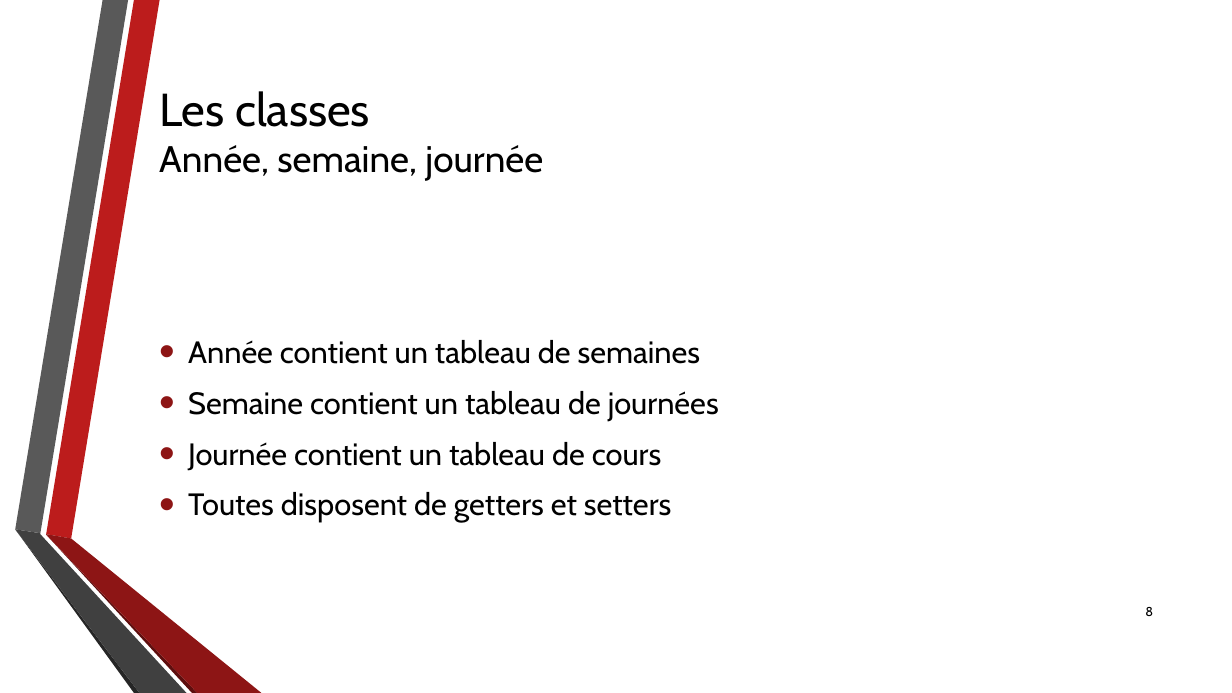
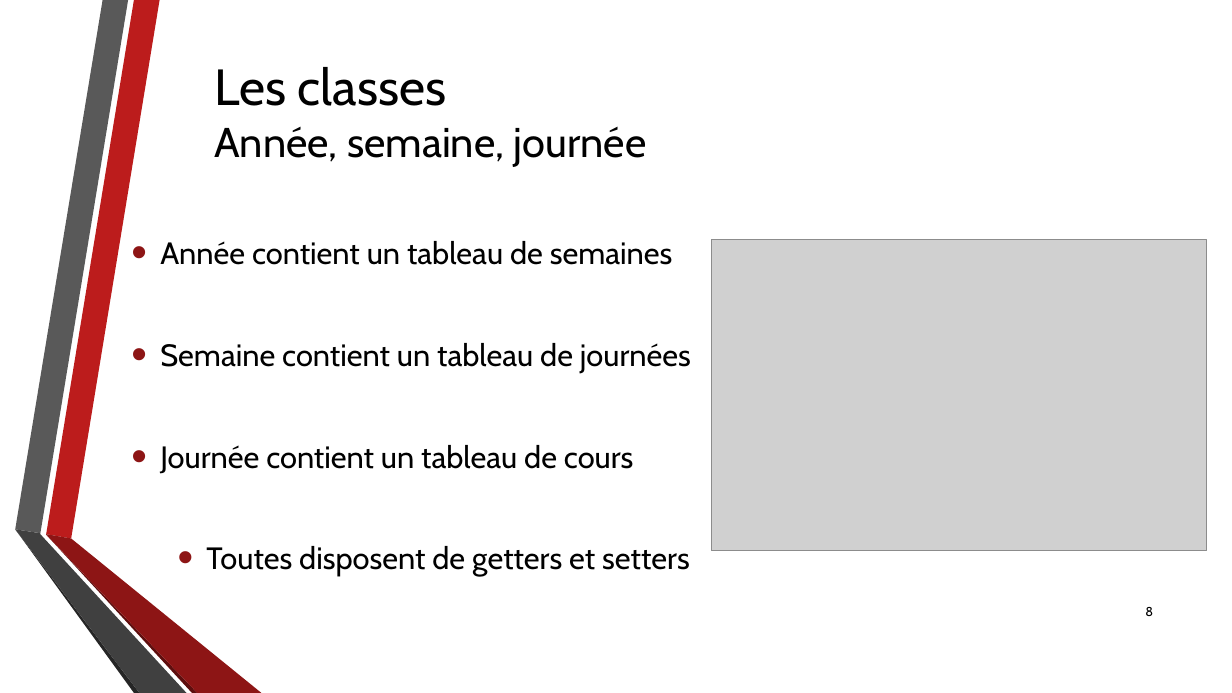
Before and after one commit to DanielLeThug/CalendrierCpp, a slide deck: slide 8 of Divers/PrésentationQDP.pptx. Drawn at 1232x693 pixels with LibreOffice and Linux fonts; fonts in the diff are those of the drawing; grey boxes stand for pictures; background and template pictures are left out. Boxes give left, top, right and bottom in pixels: in the first picture for what was removed or moved away, otherwise in the second. Text is boxed around its words. In the diff, an @@ line names an element or a change of style, - is before the commit and + after.

```diff
--- a/Divers/PrésentationQDP.pptx
+++ b/Divers/PrésentationQDP.pptx
@@ title "Les classes Année, semaine, journée": place and size @@
-title "Les classes Année, semaine, journée" at box(159, 91, 543, 181)
+title "Les classes Année, semaine, journée" at box(214, 67, 647, 167)
@@ title "Les classes Année, semaine, journée" at box(214, 67, 647, 167): size 36 to 39.6 pt in "Les classes"; size 28.8 to 32.4 pt in "Année, semaine, journée" @@
@@ text "Année contient un tableau de ...": place and size @@
-text "Année contient un tableau de ..." at box(188, 340, 719, 522)
+text "Année contient un tableau de ..." at box(160, 241, 691, 576)
@@ picture added at box(712, 239, 1207, 552) @@
@@ text at box(206, 546, 690, 576): list level 1 to 2 in "Toutes disposent de getters et ..." @@
```
Also in this commit, not shown: 12 other slides changed.
